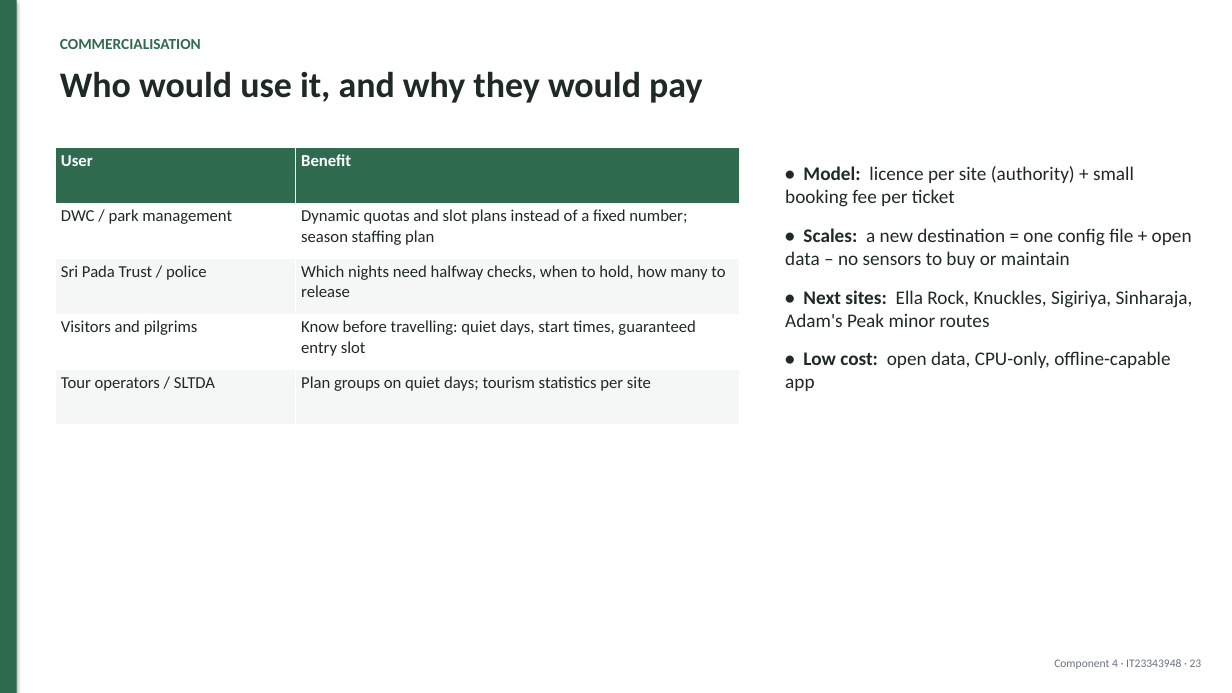
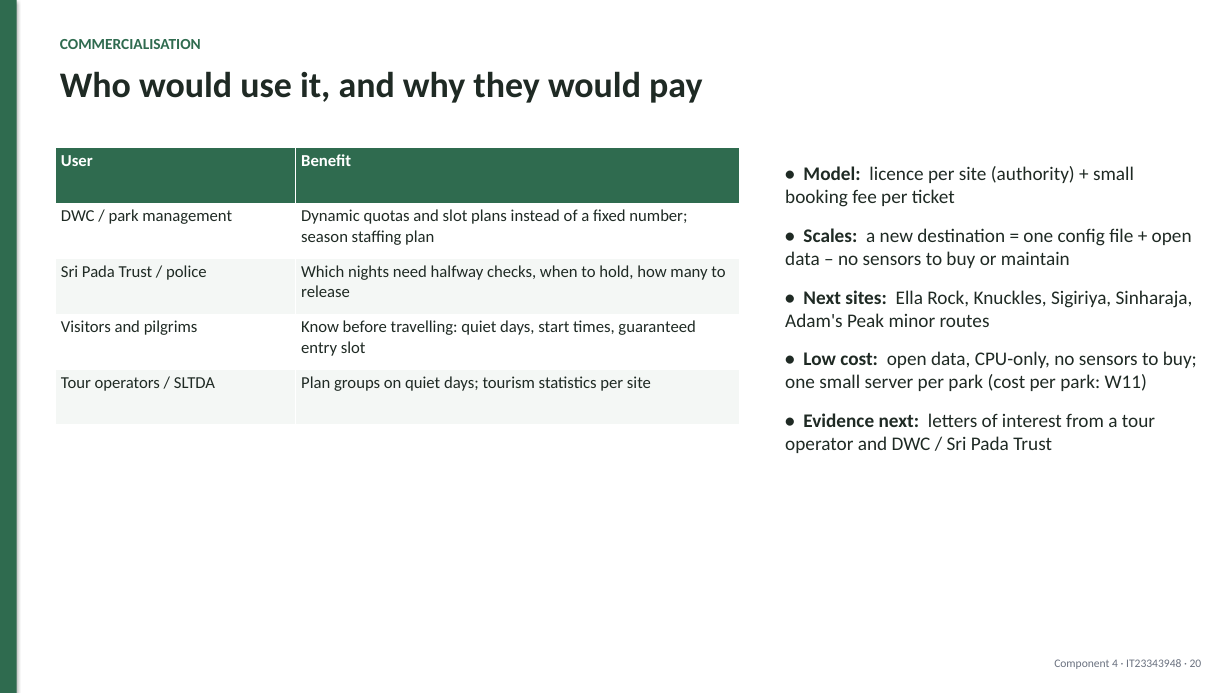
Before and after one commit to mirshadahamed/Decentralized-Hiking-AI, a slide deck: slide 20 of research/component_4/docs/slides/PP1_Component4.pptx (slide 23 before the commit). Drawn at 1232x693 pixels with LibreOffice and Linux fonts; fonts in the diff are those of the drawing. Boxes give left, top, right and bottom in pixels: in the first picture for what was removed or moved away, otherwise in the second. Text is boxed around its words. In the diff, an @@ line names an element or a change of style, - is before the commit and + after.

```diff
--- a/research/component_4/docs/slides/PP1_Component4.pptx
+++ b/research/component_4/docs/slides/PP1_Component4.pptx
@@ text at <box>785,351,1197,453</box>: text changed @@
-• Low cost: open data, CPU-only, offline-capable app
+• Low cost: open data, CPU-only, no sensors to buy; one small server per park (cost per park: W11)
+• Evidence next: letters of interest from a tour operator and DWC / Sri Pada Trust
```
Also in this commit, not shown: 23 other slides changed, 4 slides added, 27 other files.
